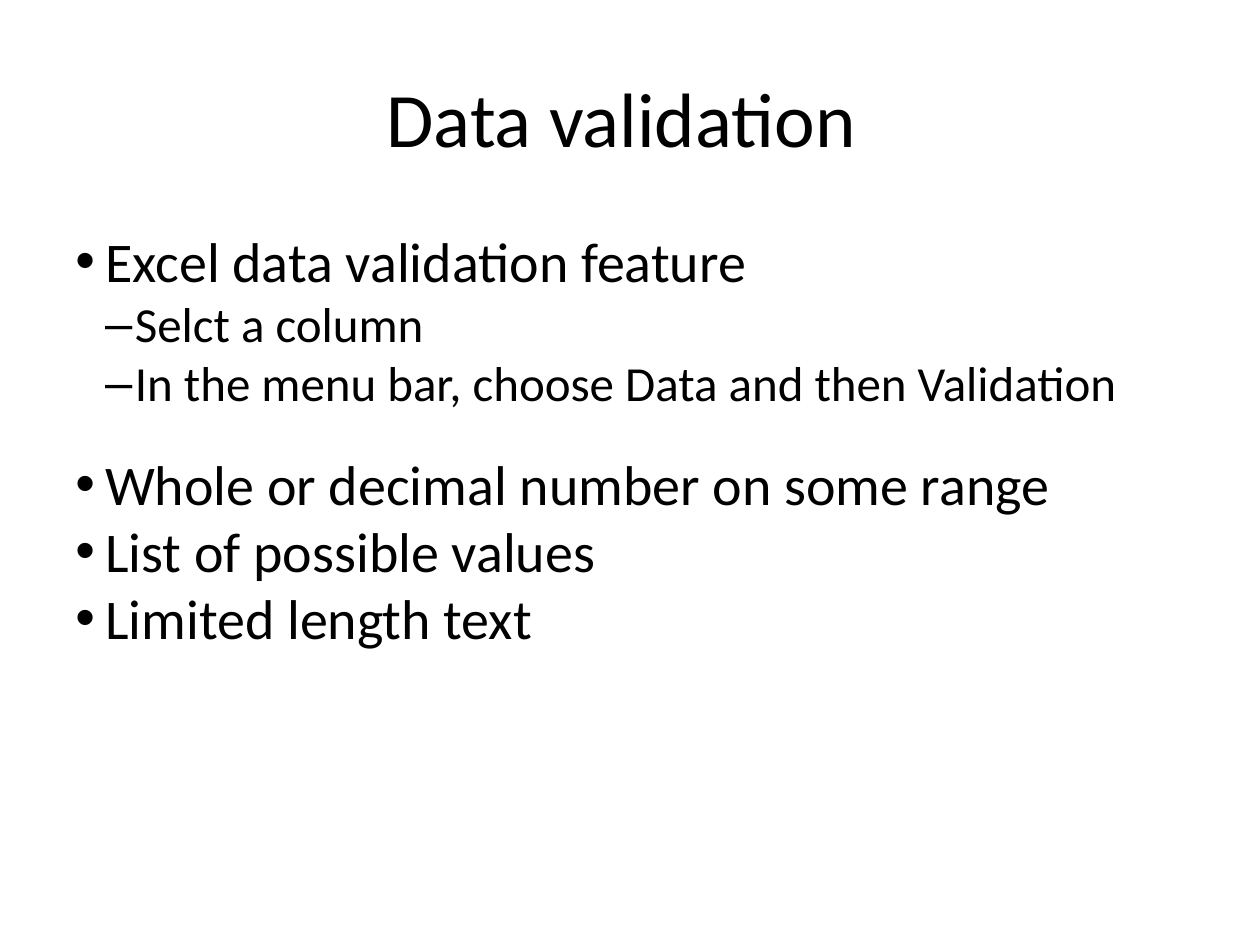
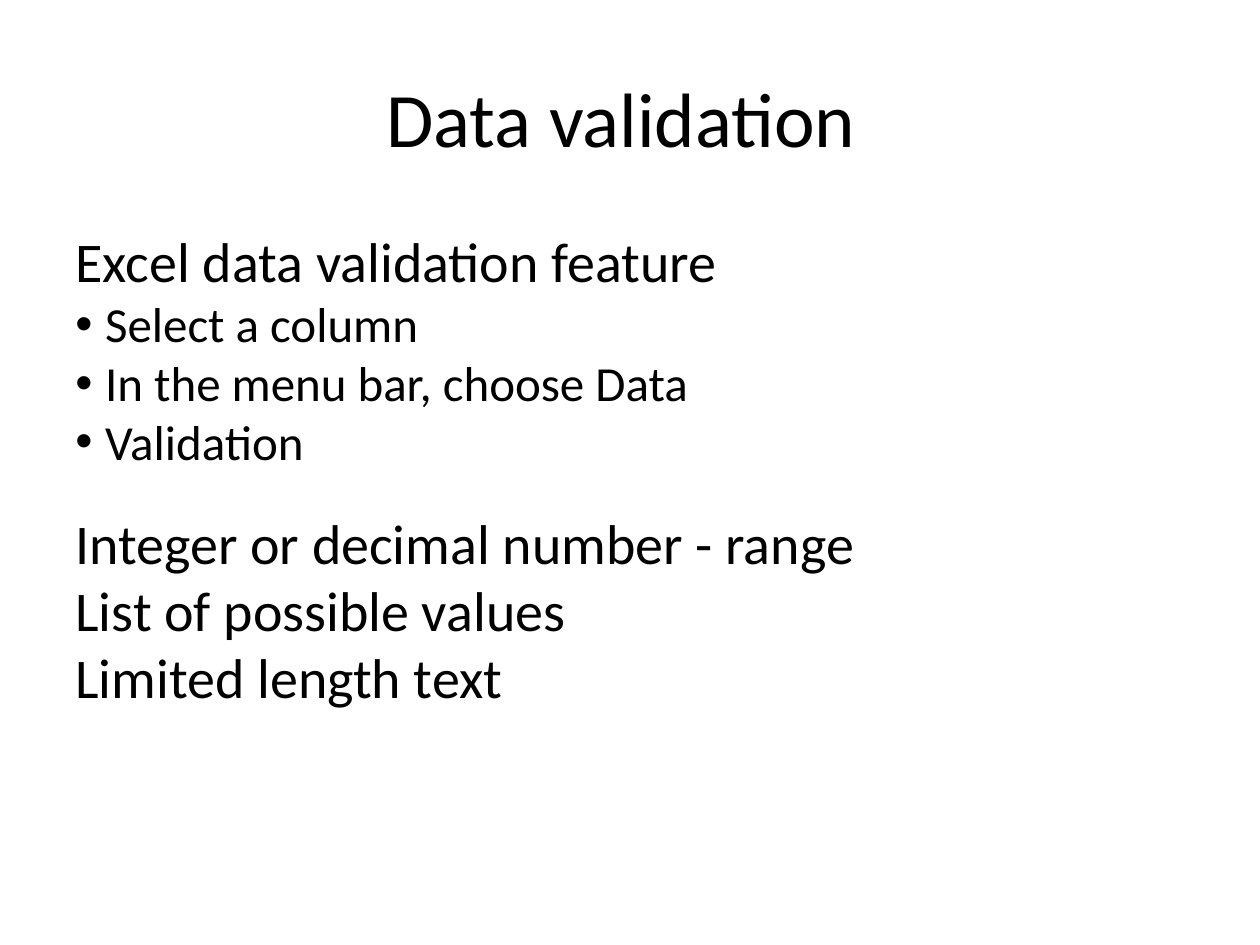
Before and after one commit to bioinformatics-core-shared-training/Managing-your-research-data, a slide deck: slide 23 of Presentation2.pptx (slide 21 before the commit). Drawn at 1260x945 pixels with LibreOffice and Linux fonts; fonts in the diff are those of the drawing. Boxes give left, top, right and bottom in pixels: in the first picture for what was removed or moved away, otherwise in the second. Text is boxed around its words. In the diff, an @@ line names an element or a change of style, - is before the commit and + after.

```diff
--- a/Presentation2.pptx
+++ b/Presentation2.pptx
@@ text at (x1=75, y1=243, x2=717, y2=708): bullet • to none @@
@@ text at (x1=75, y1=308, x2=854, y2=574): text changed @@
-  – Selct a column
-  – In the menu bar, choose Data and then Validation
-• Whole or decimal number on some range
+• Select a column
+• In the menu bar, choose Data
+• Validation
+Integer or decimal number - range
```
Also in this commit, not shown: 16 other slides changed, 2 slides added, 3 other files.
